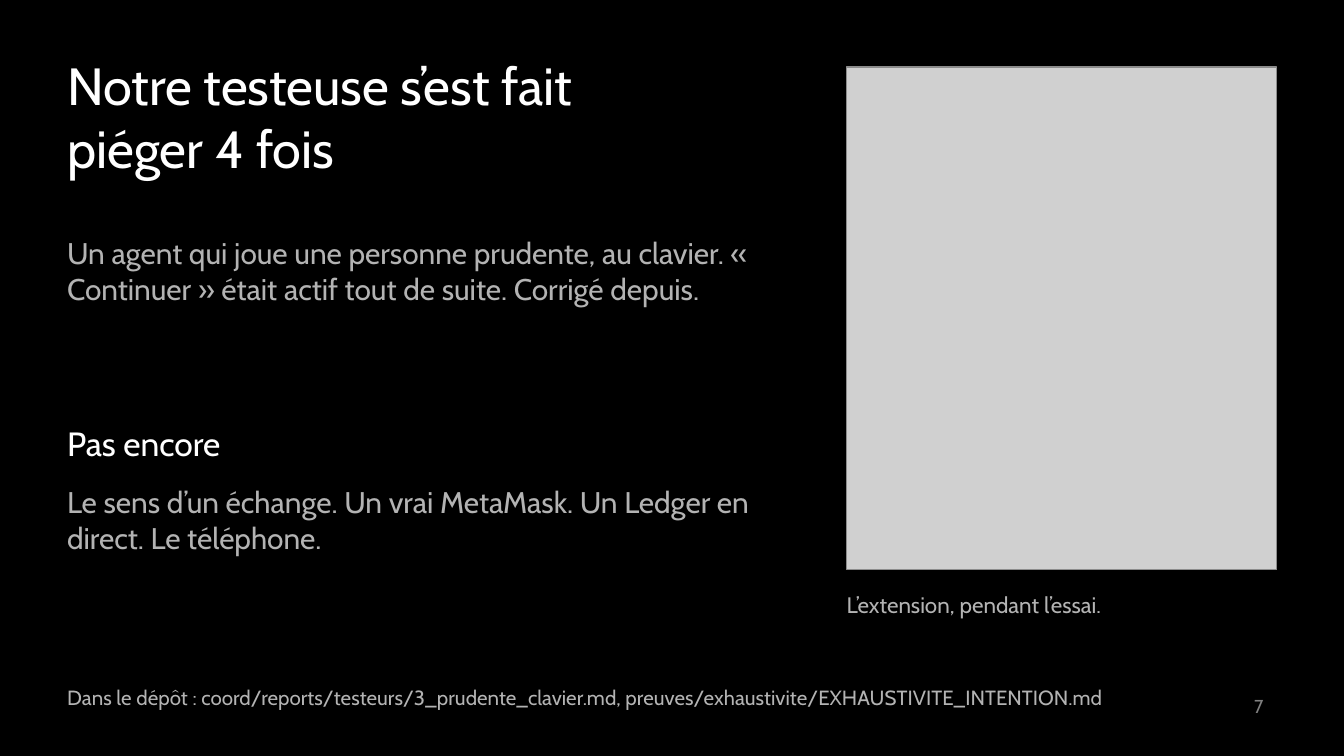
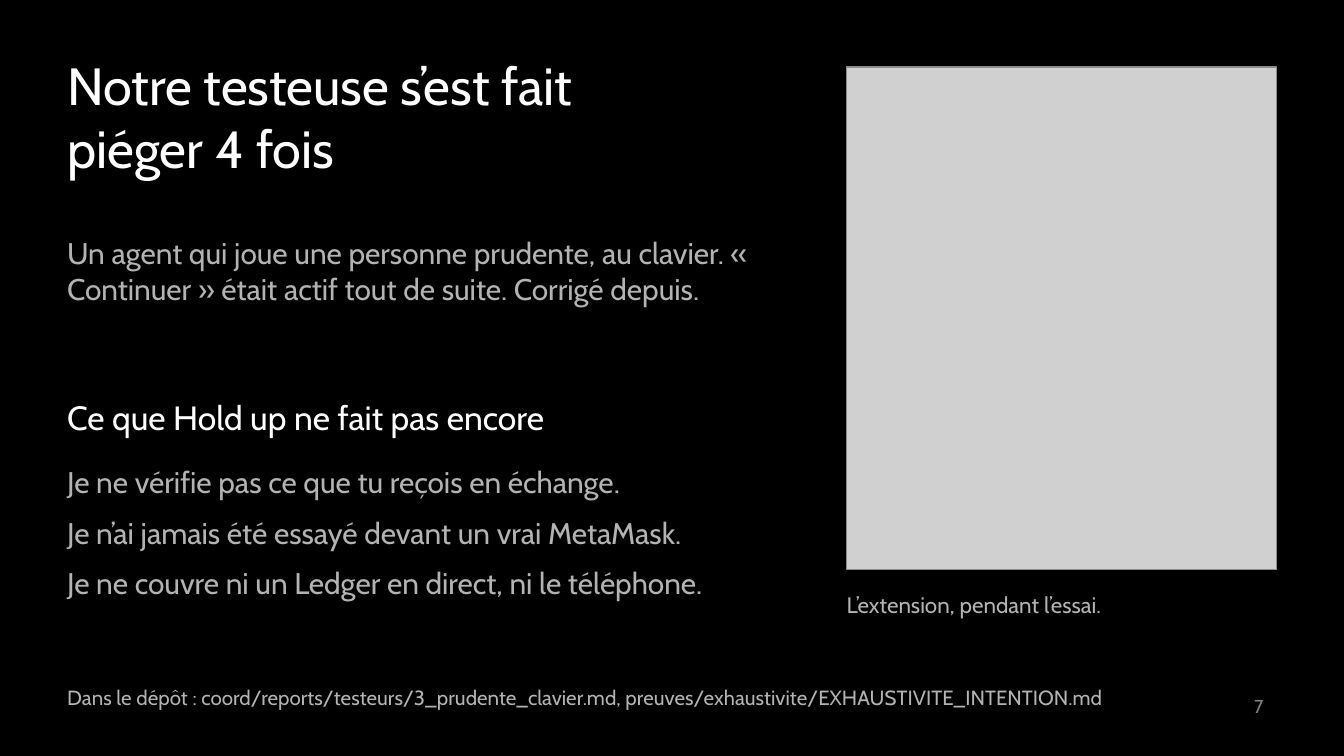
Before and after one commit to adembnn/secure-horizon, a slide deck: slide 7 of livrables/deck/holdup.pptx. Drawn at 1344x756 pixels with LibreOffice and Linux fonts; fonts in the diff are those of the drawing; grey boxes stand for pictures. Boxes give left, top, right and bottom in pixels: in the first picture for what was removed or moved away, otherwise in the second. Text is boxed around its words. In the diff, an @@ line names an element or a change of style, - is before the commit and + after.

```diff
--- a/livrables/deck/holdup.pptx
+++ b/livrables/deck/holdup.pptx
@@ text at [67, 404, 544, 438]: text changed @@
-Pas encore
+Ce que Hold up ne fait pas encore
@@ text at [67, 470, 702, 601]: text changed @@
-Le sens d’un échange. Un vrai MetaMask. Un Ledger en direct. Le téléphone.
+Je ne vérifie pas ce que tu reçois en échange.
+Je n’ai jamais été essayé devant un vrai MetaMask.
+Je ne couvre ni un Ledger en direct, ni le téléphone.
```
Also in this commit, not shown: 1 other slide changed, 3 other files.
